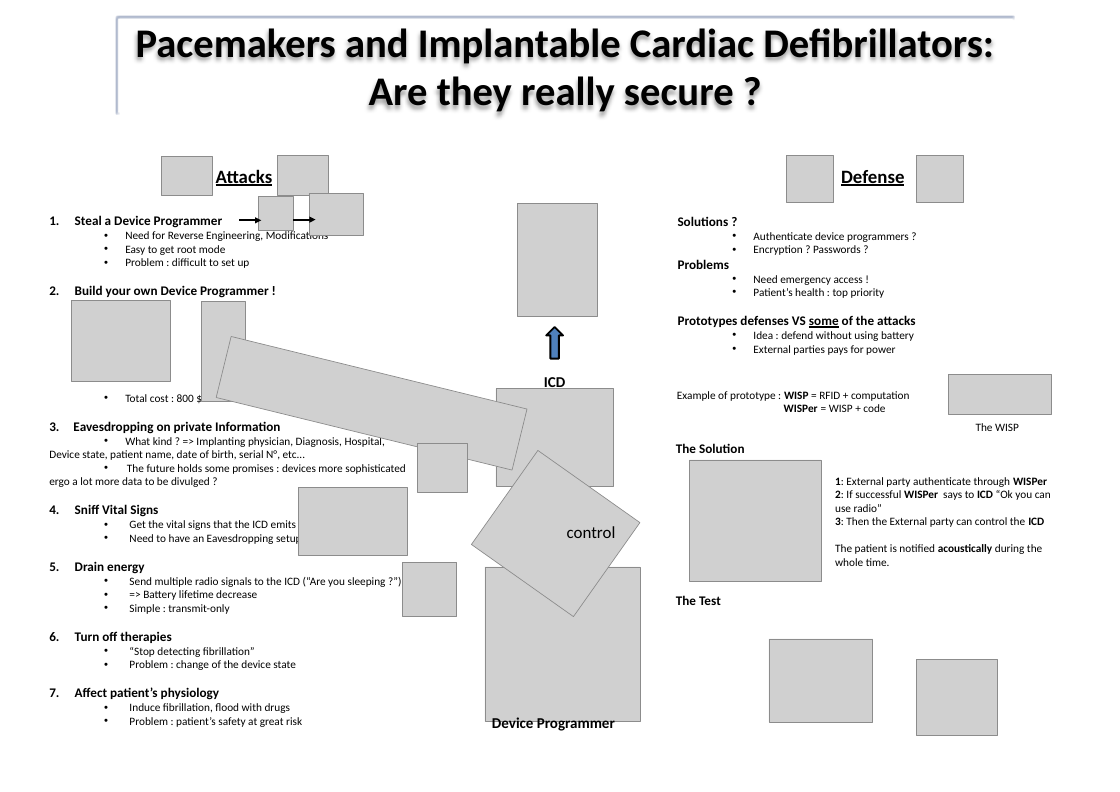
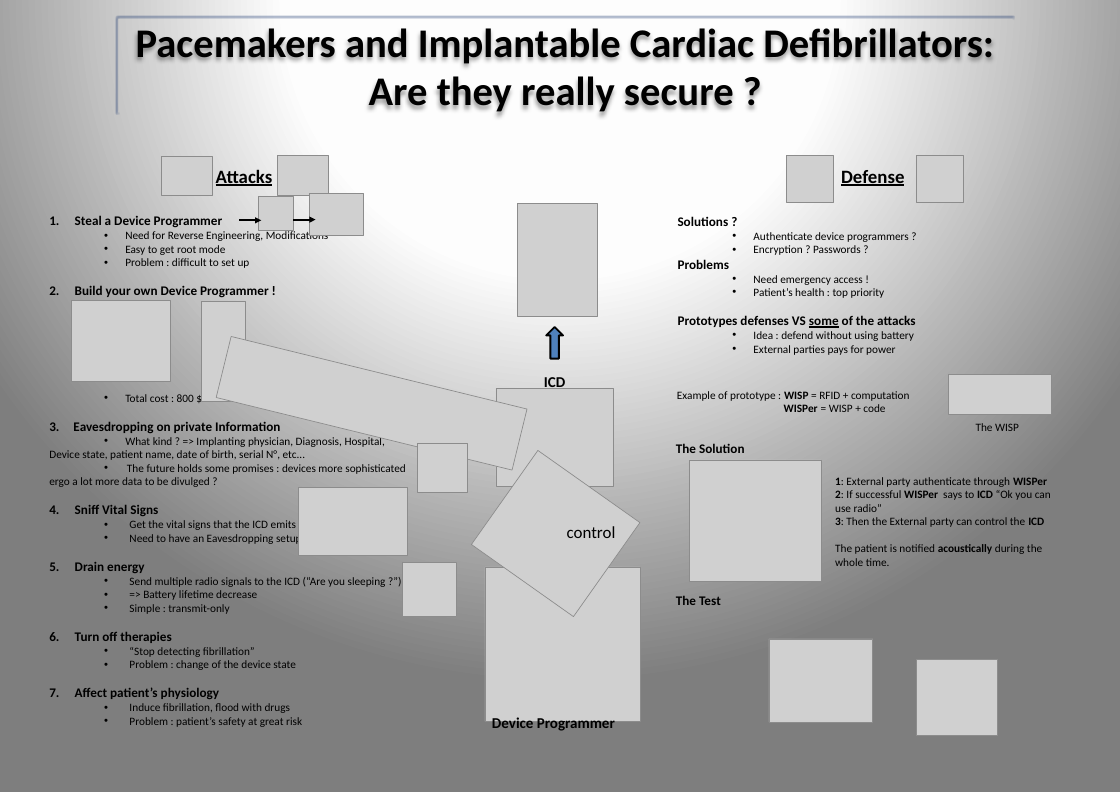
Before and after one commit to LilyOfTheWest/M1-Info, a slide deck: slide 1 of ENGLISH/POSTER/Pacemakers and implantable cardiac defibrillators.pptx. Drawn at 1120x792 pixels with LibreOffice and Linux fonts; fonts in the diff are those of the drawing; grey boxes stand for pictures; background and template pictures are left out. Boxes give left, top, right and bottom in pixels: in the first picture for what was removed or moved away, otherwise in the second. Text is boxed around its words. In the diff, an @@ line names an element or a change of style, - is before the commit and + after.

```diff
--- a/ENGLISH/POSTER/Pacemakers and implantable cardiac defibrillators.pptx
+++ b/ENGLISH/POSTER/Pacemakers and implantable cardiac defibrillators.pptx
@@ background #FFFFFF to gradient #FFFFFF to #FEFEFE to #7F7F7F @@
```
Also in this commit, not shown: 17 other files.
